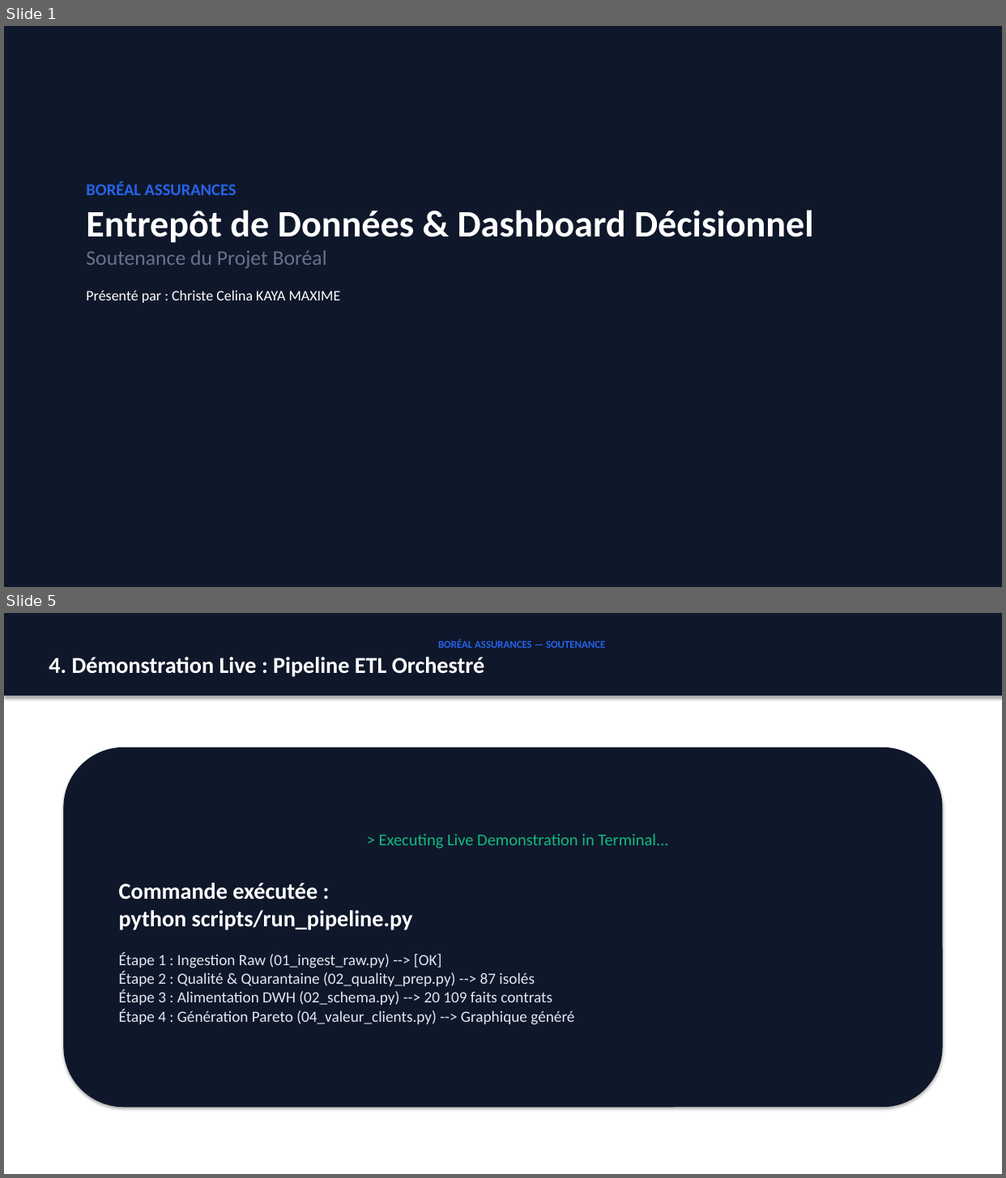
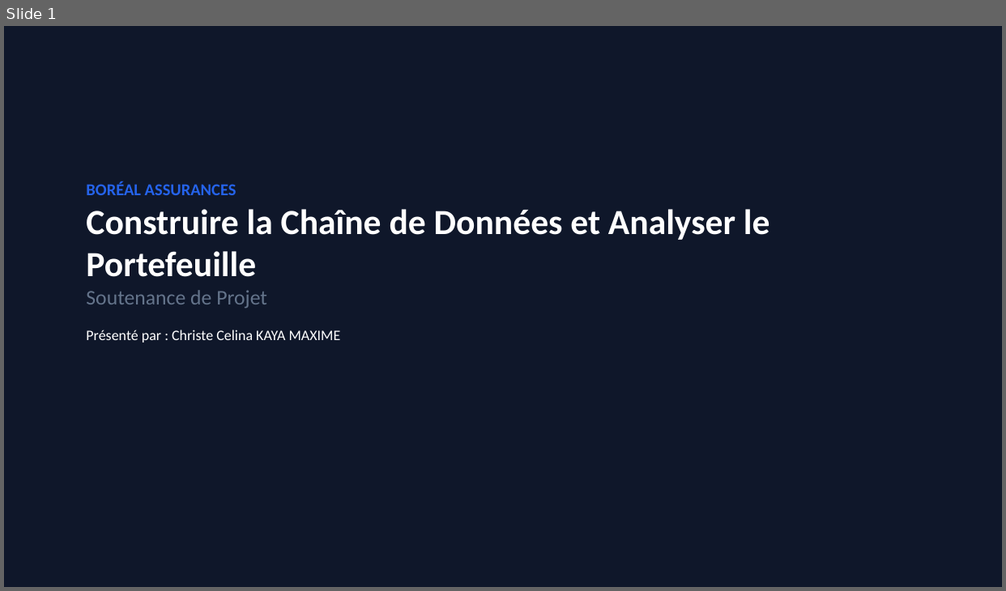
Before and after one commit to kmcc2001/projet_boreal_assurances, a slide deck: KAYA_Boreal_Presentation.pptx. Shown one above the other, each under a label of ours: slides 1 and 5 before the commit, slide 1 after it; the slides between them are not shown. The pictures are 1006x1178 and 1006x591 pixels, drawn with LibreOffice and Linux fonts; fonts in the diff are those of the drawing. Boxes give left, top, right and bottom in pixels: in the first picture for what was removed or moved away, otherwise in the second. Text is boxed around its words. In the diff, an @@ line names an element or a change of style, - is before the commit and + after.

Commit message:
Finalisation su projet

```diff
--- a/KAYA_Boreal_Presentation.pptx
+++ b/KAYA_Boreal_Presentation.pptx
@@ slide 5 removed at <box>4,613,1002,1174</box>, background #FFFFFF @@
@@ rectangle removed at <box>4,613,1002,696</box> @@
-BORÉAL ASSURANCES — SOUTENANCE
-4. Démonstration Live : Pipeline ETL Orchestré
@@ rounded rectangle removed at <box>64,747,942,1107</box> @@
-> Executing Live Demonstration in Terminal...
-Commande exécutée :
-python scripts/run_pipeline.py
-Étape 1 : Ingestion Raw (01_ingest_raw.py) --> [OK]
-Étape 2 : Qualité & Quarantaine (02_quality_prep.py) --> 87 isolés
-Étape 3 : Alimentation DWH (02_schema.py) --> 20 109 faits contrats
-Étape 4 : Génération Pareto (04_valeur_clients.py) --> Graphique généré
@@ slide 1 changed as well @@
@@ text at <box>86,209,770,308</box>: text changed; size 36 to 34 pt @@
-Entrepôt de Données & Dashboard Décisionnel
-Soutenance du Projet Boréal
+Construire la Chaîne de Données et Analyser le Portefeuille
+Soutenance de Projet
```
Also in this commit, not shown: 1 other slide changed, 5 slides added, 4 other slides removed, 9 other files.
